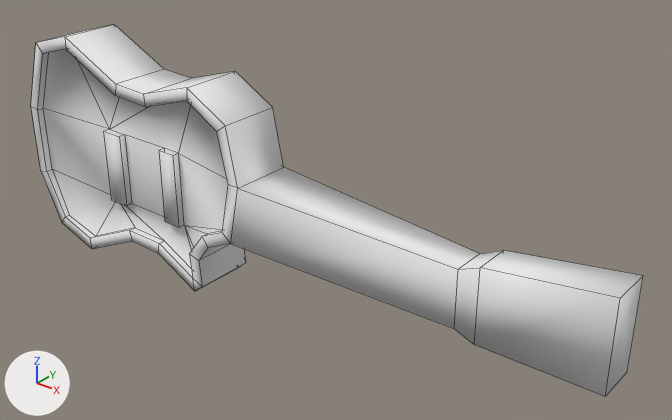
The FBX model Assets/Art/House/Instruments/Solo_guitar.fbx: old version first, new version second.
Camera for both pictures: a camera (50 mm lens) standing at (2.23, -1.87, 1.23) and looking at (0.65, 0.1, 0.01). Every picture has the same lights, and +X, +Y and +Z are marked at lower left. Mesh edges are drawn as thin lines. Where no turn or scale is listed for an object, it has been applied to the vertices.

Objects in the first picture: 'Solo'.
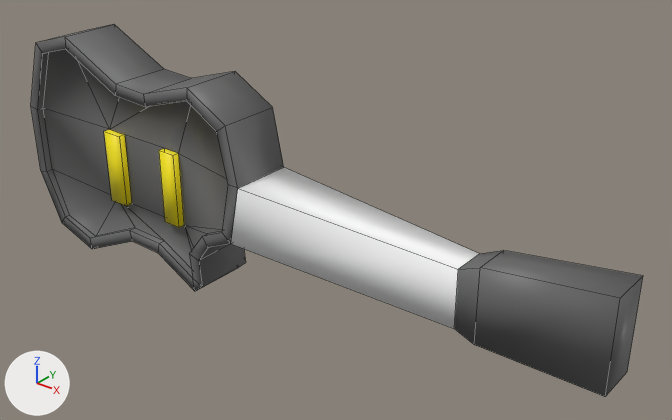
Location of each change, (x1, y1, x2, y2) in pixels of the pictures (672 x 420 px):
part 1 of me_mesh, recoloured: (231, 167, 479, 328) in both
part 2 of me_mesh, recoloured: (31, 24, 284, 291) in both
part 3 of me_mesh, recoloured: (454, 250, 643, 397) in both
part 4 of me_mesh, recoloured (grey to yellow): (104, 129, 184, 228) in both

The change, as a list of edits to the scene's bpy script:
```text
Add mat_mat_7:
    mat_mat_7 = principled_material('Mat.7')
    mat_mat_7.base_color = (0.13, 0.13, 0.13)  # dark grey #656565
Add mat_mat_4:
    mat_mat_4 = principled_material('Mat.4')
    mat_mat_4.base_color = (0.95, 0.95, 0.95)  # white #f9f9f9
Add mat_mat_8:
    mat_mat_8 = principled_material('Mat.8')
    mat_mat_8.base_color = (1.0, 0.833, 0.0)  # yellow #ffeb00
Change me_mesh:
    where me_mesh.from_pydata(...)  # 105 vertices, 110 faces; spans x -0.57..1.6, y -0.1..0.1, z -0.36..0.42
    used by ob_solo; location = (0.0, 0.0, 0.0)
    me_mesh part 1: all 4 faces centred in x 0.8..0.82, y -0.1..0.05, z -0.1..0.09 switch from no material to mat_mat_4 (white #f9f9f9)
    me_mesh part 2: 87 of the faces centred in x -0.57..0.42, y -0.1..0.1, z -0.34..0.39 switch from no material to mat_mat_7 (dark grey #656565)
    me_mesh part 3: 9 of the faces centred in x 1.23..1.6, y -0.1..0.04, z -0.12..0.12 switch from no material to mat_mat_7 (dark grey #656565)
    me_mesh part 4: all 10 faces centred in x -0.17..0.17, y -0.1..-0.09, z -0.13..0.13 switch from no material to mat_mat_8 (yellow #ffeb00)
```
